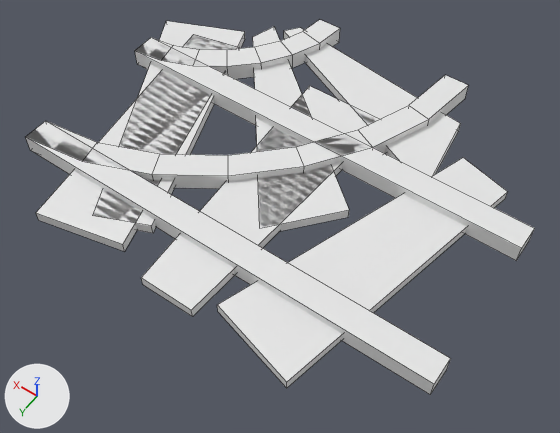
Before and after pictures for a commit that changed the FBX model Assets/Environment/Meshes/Tracks.fbx.
Rendered twice from a camera (50 mm lens) standing at (-3.15, 4.19, 6.31) and looking at (-0.16, 0.01, -0.26). The axes (+X, +Y, +Z) are drawn at lower left. The lights are the same throughout. Mesh edges are drawn as thin lines. Where no turn or scale is listed for an object, it has been applied to the vertices.

The first picture shows 'RailTrack', 'RailTrack_Curb'.
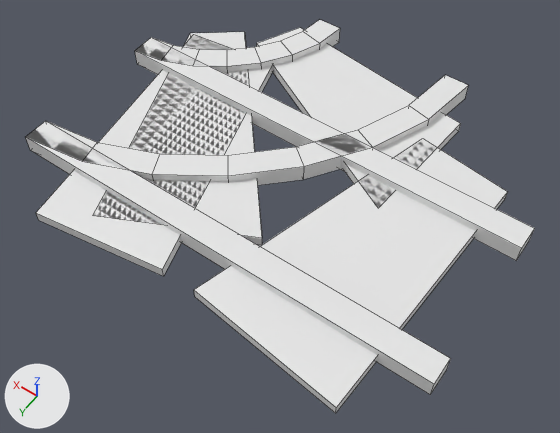
Diff of the bpy script that builds the scene:
```diff
--- a/Assets/Environment/Meshes/Tracks.fbx.py
+++ b/Assets/Environment/Meshes/Tracks.fbx.py
@@ me_mesh_001 @@
 me_mesh_001.from_pydata(...)  # 88 vertices, 74 faces; spans x -1.36..2.64, y -2.5..1.35, z 0.0..0.21
 # used by ob_railtrack_curb; location = (0.0, 0.0, 0.0)
 # verts and faces of me_mesh_001; kept vertices keep their numbers, new ones are numbered from 88
 # before: 65 (0.64, 1.1, 0.0) at pixel (153, 233), 67 (2.64, -1.45, 0.0), 69 (0.64, 1.1, 0.12) at pixel (151, 225), 71 (2.64, -1.45, 0.12) at pixel (166, 20)
 # before: 80 (-1.36, -0.91, 0.0), 81 (1.33, -2.15, 0.0) at pixel (283, 38), 84 (-1.36, -0.91, 0.12), 85 (1.33, -2.15, 0.12) at pixel (283, 30)
+# me_mesh_001 part 4: the loose piece of 8 vertices spanning x -0.86..1.57, y -2.15..0.49, z 0.0..0.12 is deleted
+# me_mesh_001 part 5
+verts[65] = (-0.35, 0.58, 0.0)  # moved, pixel (262, 245)
+verts[69] = (-0.35, 0.58, 0.12)  # moved, pixel (262, 238)
+verts[67] = (2.24, -1.44, 0.0)  # moved
+verts[71] = (2.24, -1.44, 0.12)  # moved, pixel (190, 33)
+# me_mesh_001 part 6
+verts[80] = (-1.09, -0.41, 0.0)  # moved
+verts[84] = (-1.09, -0.41, 0.12)  # moved, pixel (378, 208)
+verts[81] = (1.46, -1.77, 0.0)  # moved
+verts[85] = (1.46, -1.77, 0.12)  # moved, pixel (256, 43)
 me_mesh_001.materials.append(mat_default)
@@ me_mesh @@
 # used by ob_railtrack; location = (0.0, 0.0, 0.0)
 # verts and faces of me_mesh; kept vertices keep their numbers, new ones are numbered from 40
 # before: 34 (1.59, -1.59, 0.0), 35 (0.72, 1.44, 0.0) at pixel (124, 251), 38 (1.59, -1.59, 0.12) at pixel (239, 47), 39 (0.72, 1.44, 0.12) at pixel (122, 244)
-me_mesh.from_pydata(...)  # 40 vertices, 30 faces; spans x -2.5..2.5, y -1.59..1.7, z 0.0..0.21
+me_mesh.from_pydata(...)  # 32 vertices, 24 faces; spans x -2.5..2.5, y -1.59..1.66, z 0.0..0.21
+# me_mesh part 1: the loose piece of 8 vertices spanning x -0.51..0.51, y -1.51..1.62, z 0.0..0.12 is deleted
+# me_mesh part 2
+# 6 vertices are removed from x -1.47..-0.47, y -1.54..1.7, z 0.0..0.12
+# 6 faces are deleted
+# 6 vertices are added at (-0.19, 1.44, 0.0), (-0.98, -1.54, 0.0), (-1.92, 1.65, 0.0), (-0.19, 1.44, 0.12), (-0.98, -1.54, 0.12), (-1.92, 1.65, 0.12)
+# 6 new faces join them
+# me_mesh part 3
+for i in [34, 35, 38, 39]: verts[i] += (-0.51, 0.0, 0.0)
 me_mesh.materials.append(mat_default)
```

What differs and where, as boxes (x1, y1, x2, y2) in the pictures (560 x 433 px; the box of a moved part takes in the faces that stretch with it):
'RailTrack', reshaped: before (26, 35, 534, 395); after (26, 35, 534, 413)
'RailTrack_Curb', reshaped: before (26, 20, 468, 233); after (26, 20, 468, 245)
part 1 of me_mesh, deleted: before (141, 86, 379, 317)
part 2 of me_mesh, moved or reshaped: before (217, 158, 508, 388); after (194, 139, 508, 413)
part 3 of me_mesh, moved or reshaped: before (36, 35, 239, 251); after (36, 35, 272, 276)
part 4 of me_mesh_001, deleted: before (253, 27, 349, 231)
part 5 of me_mesh_001, moved or reshaped: before (95, 21, 245, 233); after (93, 32, 262, 245)
part 6 of me_mesh_001, moved or reshaped: before (284, 28, 461, 176); after (257, 28, 461, 208)
